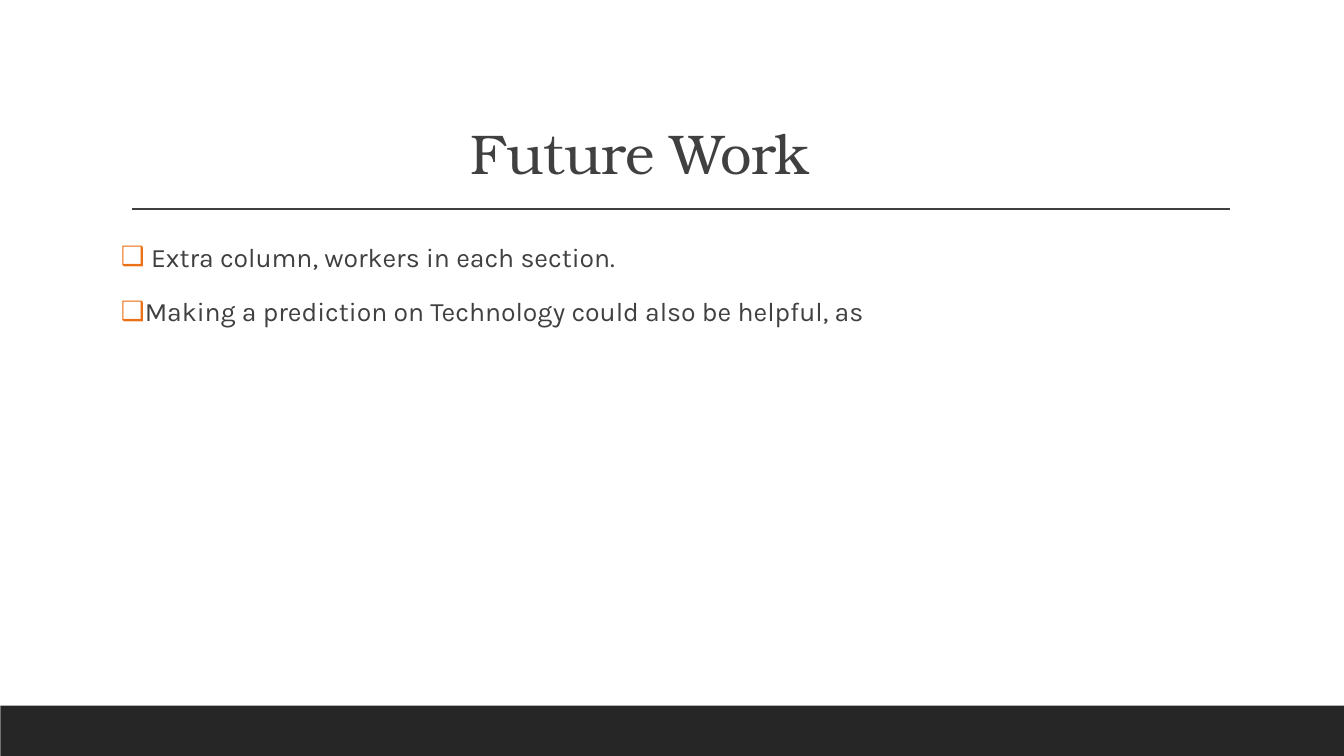
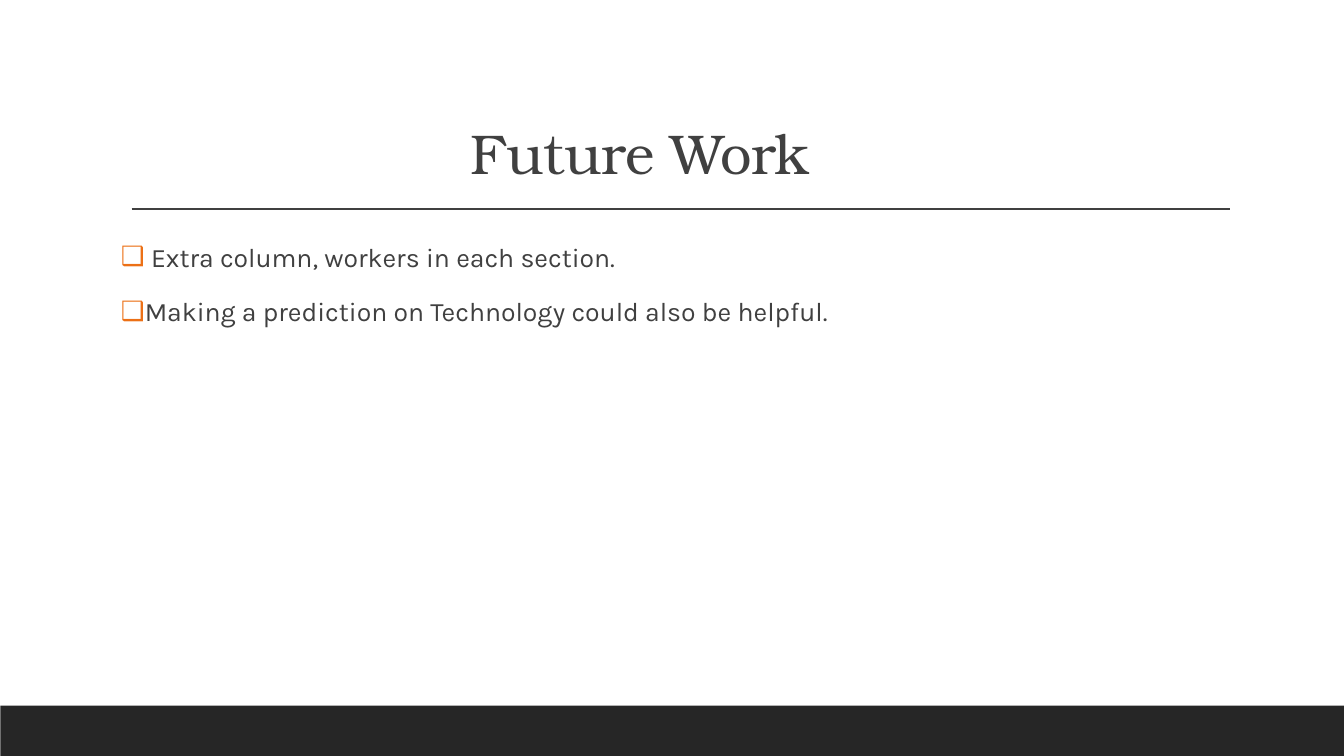
Before and after one commit to eriikcasstro/dsc-mod-4-project-v2-1-onl01-dtsc-pt-070620, a slide deck: slide 12 of XYZ Superstore Time Series Model.pptx (slide 11 before the commit). Drawn at 1344x756 pixels with LibreOffice and Linux fonts; fonts in the diff are those of the drawing. Boxes give left, top, right and bottom in pixels: in the first picture for what was removed or moved away, otherwise in the second. Text is boxed around its words. In the diff, an @@ line names an element or a change of style, - is before the commit and + after.

```diff
--- a/XYZ Superstore Time Series Model.pptx
+++ b/XYZ Superstore Time Series Model.pptx
@@ text at bbox=[145, 302, 828, 328]: text changed @@
-❑ Making a prediction on Technology could also be helpful, as
+❑ Making a prediction on Technology could also be helpful.
```
Also in this commit, not shown: 4 other slides changed, 1 slide added, 2 other files.
